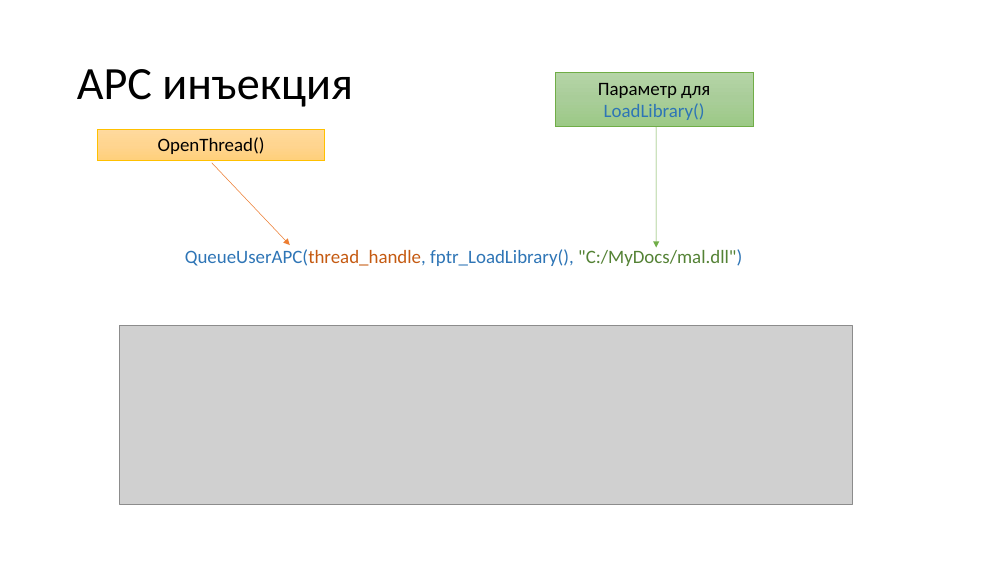
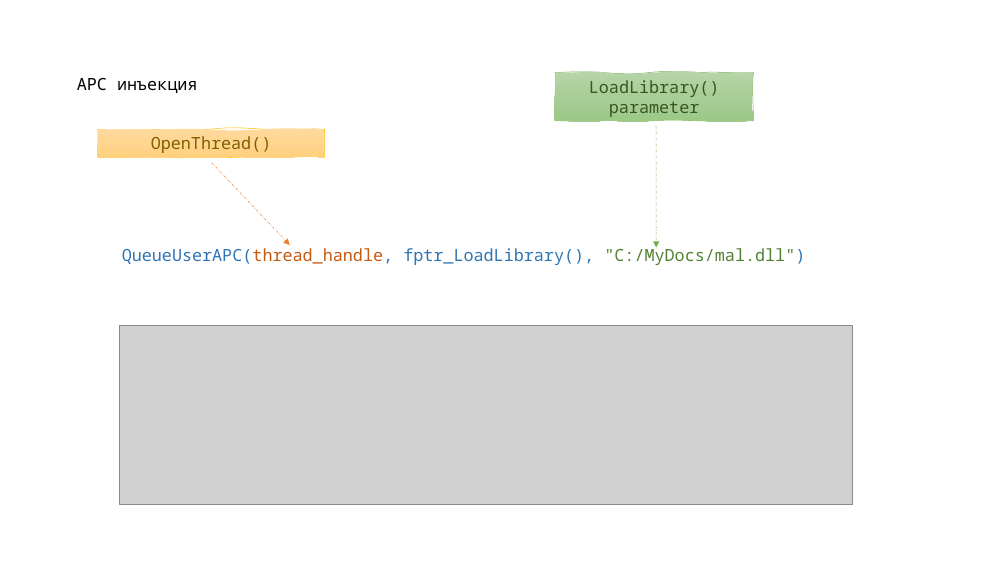
Before and after one commit to ShH01m3s/ShH01m3s.github.io, a slide deck: slide 12 of files/presentations/Injects_p2.pptx. Drawn at 1008x567 pixels with LibreOffice and Linux fonts; fonts in the diff are those of the drawing; grey boxes stand for pictures. Boxes give left, top, right and bottom in pixels: in the first picture for what was removed or moved away, otherwise in the second. Text is boxed around its words. In the diff, an @@ line names an element or a change of style, - is before the commit and + after.

```diff
--- a/files/presentations/Injects_p2.pptx
+++ b/files/presentations/Injects_p2.pptx
@@ title "APC инъекция" at (77, 78, 197, 93): size 44 to 16 pt, font Calibri to Noto Sans Mono @@
@@ rectangle removed at (555, 73, 753, 126) @@
-Параметр для LoadLibrary()
@@ freeform shape added at (555, 73, 753, 121), fill gradient #B5D5A7 to #AACE9A to #9CC987, outline #70AD47 0.5 pt, 16 pt, text #385723 @@
+LoadLibrary() parameter
@@ rectangle removed at (98, 129, 324, 160) @@
-OpenThread()
@@ freeform shape added at (98, 129, 324, 157), fill gradient #FFDB9E to #FFD590 to #FFD07C, outline #FFC000 0.5 pt, 16 pt, text #806000 @@
+OpenThread()
@@ arrow (656, 126) - (656, 247): stroke #70AD47 0.5 pt to #70AD47 0.5 pt dashed @@
@@ arrow (212, 163) - (290, 245): stroke #ED7D31 0.5 pt to #ED7D31 0.5 pt dashed @@
@@ text "QueueUserAPC(thread_handle, fptr_LoadLibrary(), "С:/MyDocs/m ..." at (122, 246, 805, 265): size 18 to 16 pt, font Calibri to Noto Sans Mono @@
```
Also in this commit, not shown: 3 other slides changed, 14 other files.
